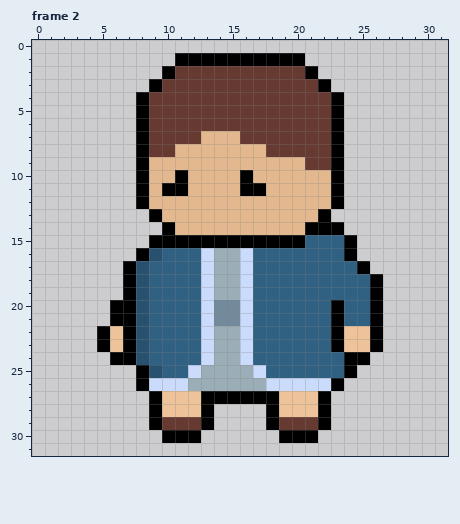
File history of a pixel-art file, Assets/Sprite/Minigames/MiniGame2/NPC/NPCbig/NPCbigMove.aseprite. Above, as it was before the edit.
32x32 pixels, 2 frames. Shown: frame 2.
And afterwards:
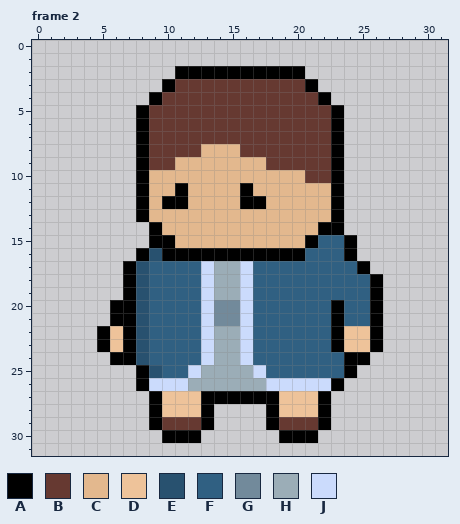
Palette (. is transparent): A #000000  B #663931  C #e3b88e  D #eec39a  E #28516f  F #306082  G #728a9b  H #9badb7  J #cbdbfc
The exact change:
{"where": "frame 2"}
{"frame":2,"y":1,"x":11,"old":"AAAAAAAAAA","new":".........."}
{"frame":2,"y":2,"x":10,"old":"ABBBBBBBBBBA","new":".AAAAAAAAAA."}
{"frame":2,"y":3,"x":9,"old":"AB","new":".A"}
{"frame":2,"y":3,"x":21,"old":"BA","new":"A."}
{"frame":2,"y":4,"x":8,"old":"AB","new":".A"}
{"frame":2,"y":4,"x":22,"old":"BA","new":"A."}
{"frame":2,"y":7,"x":13,"old":"CCC","new":"BBB"}
{"frame":2,"y":8,"x":11,"old":"CC","new":"BB"}
{"frame":2,"y":8,"x":16,"old":"CC","new":"BB"}
{"frame":2,"y":9,"x":9,"old":"CC","new":"BB"}
{"frame":2,"y":9,"x":18,"old":"CCC","new":"BBB"}
{"frame":2,"y":10,"x":11,"old":"A","new":"C"}
{"frame":2,"y":10,"x":16,"old":"A","new":"C"}
{"frame":2,"y":10,"x":21,"old":"CC","new":"BB"}
{"frame":2,"y":11,"x":10,"old":"A","new":"C"}
{"frame":2,"y":11,"x":17,"old":"A","new":"C"}
{"frame":2,"y":12,"x":10,"old":"CC","new":"AA"}
{"frame":2,"y":12,"x":16,"old":"CC","new":"AA"}
{"frame":2,"y":13,"x":8,"old":".A","new":"AC"}
{"frame":2,"y":13,"x":22,"old":"A.","new":"CA"}
{"frame":2,"y":14,"x":9,"old":".A","new":"AC"}
{"frame":2,"y":14,"x":21,"old":"A","new":"C"}
{"frame":2,"y":15,"x":11,"old":"AAAAAAAAAAF","new":"CCCCCCCCCCA"}
{"frame":2,"y":16,"x":10,"old":"FFFJHHJFFFF","new":"AAAAAAAAAAA"}
